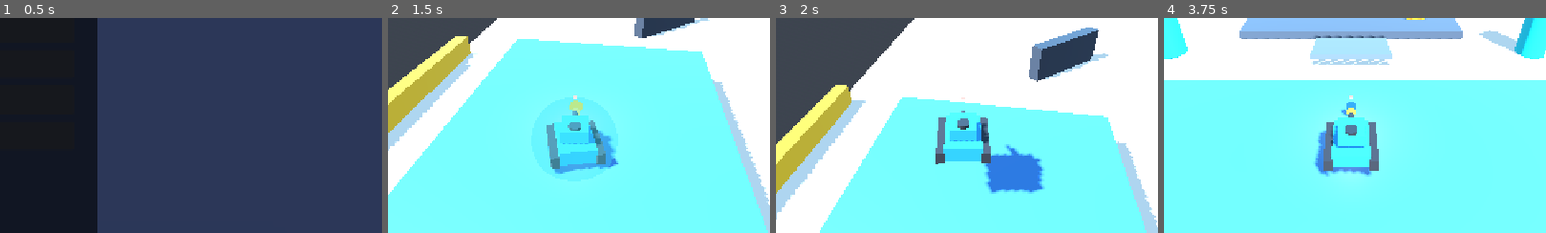
Above: before the commit, frames 1-4 (left to right).
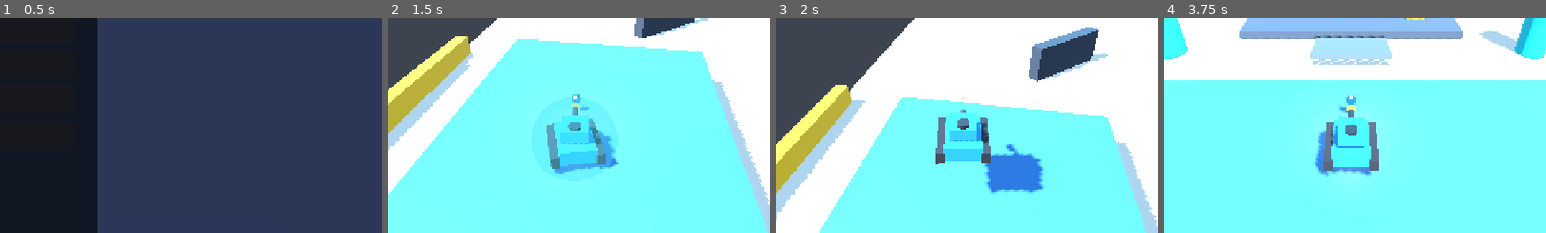
Above: after the commit, the same moments.

Repository: OnyrDev/tankus-shemen-vibe
Game: Godot game, scene res://ui/main_menu.tscn
The game is run twice, just before and just after one commit, with the same random seed, the same clock (stepped at 60 frames per second) and the same inputs.
Inputs (mouse positions are % of the whole screen's width and height, from its top left):
- Up to frame 1 (0.5 s): no input
- Up to frame 2 (1.5 s): click "▶ ОДИНОЧНЫЙ БОЙ (ТРЕНИРОВКА)" at 0.5 s; tap Enter at 1.25 s; move the mouse to (55, 50) at 1.27 s; hold W (move_forward) from 1.28 s (still down); tap E (block) at 1.35 s; click (55, 50) at 1.42 s
- Up to frame 3 (2 s): keep holding W (move_forward); tap Space (jump) at 1.52 s
- Up to frame 4 (3.75 s): keep holding W (move_forward); move the mouse to (45, 50) at 2.02 s; click (45, 50) at 2.1 s; tap Space (jump) at 2.27 s; move the mouse to (52, 48) at 2.77 s; tap Tab (scoreboard) at 2.85 s; move the mouse to (49, 52) at 3.52 s; tap Backspace at 3.6 s; click (49, 52) at 3.67 s
The pictures show only the part of the screen within x 26-76%, y 32-82%; the shares and areas given below are measured in that part.

Frame 1 is identical in both runs. In frame 2, 0.2% of the frame differs, in the area x 47-54%, y 35-49%; in frame 3, less than 0.1%; in frame 4, 0.2%.

Commit message:
feat(combat): elevate tank aim and shoot trajectory with vertical_aim_offset

Diff:
--- a/tank/turret.gd
+++ b/tank/turret.gd
@@ -10,6 +10,7 @@
 @export var pitch_speed: float = 16.0 # рад/сек
 @export var min_pitch_deg: float = -35.0 # наклон вниз
 @export var max_pitch_deg: float = 45.0 # наклон вверх
+@export var vertical_aim_offset: float = 0.4 # подъем точки прицеливания и выстрела по высоте (метры)
 
 @onready var barrel_mount: Node3D = get_node_or_null("BarrelMount")
 @onready var muzzle: Marker3D = get_node_or_null("BarrelMount/Muzzle")
@@ -23,7 +24,6 @@
 		barrel_mount.scale = Vector3.ONE
 
 func aim_at(target_point: Vector3, delta: float) -> void:
-	_current_target = target_point
 	_has_target = true
 
 	scale = Vector3.ONE
@@ -45,6 +45,12 @@
 		aim_local.x *= factor
 		aim_local.y *= factor
 		aim_local.z = forward_z
+
+	# Добавляем вертикальный подъем точки прицеливания (высотный оффсет для комфортной баллистики)
+	aim_local.y += vertical_aim_offset
+
+	# Актуальная мировая точка цели для баллистики и выстрела
+	_current_target = to_global(aim_local)
 
 	var flat_target := Vector2(aim_local.x, aim_local.z)
 
@@ -102,3 +108,6 @@
 	if muzzle:
 		return -muzzle.global_transform.basis.z.normalized()
 	return -global_transform.basis.z.normalized()
+
+func get_current_target() -> Vector3:
+	return _current_target
--- a/tests/test_phase7_edge_cases.gd
+++ b/tests/test_phase7_edge_cases.gd
@@ -354,8 +354,9 @@
 		turret.aim_at(high_target, 0.1)
 	_assert_test(turret.barrel_mount.rotation.x > deg_to_rad(10.0), "Barrel tilts UP towards elevated target")
 	var shoot_dir_high := turret.get_shoot_direction()
-	var expected_dir_high := (high_target - turret.get_muzzle_position()).normalized()
+	var expected_dir_high := (high_target + Vector3.UP * turret.vertical_aim_offset - turret.get_muzzle_position()).normalized()
 	_assert_test(shoot_dir_high.dot(expected_dir_high) > 0.999, "Shoot direction strictly converges onto high crosshair target")
+	_assert_test(shoot_dir_high.y > (high_target - turret.get_muzzle_position()).normalized().y, "Shoot direction is elevated higher than raw high target")
 
 	# 2. Цель ниже танка (земля перед танком)
 	var low_target := tank.global_position + Vector3(0, -1.5, -8.0)
@@ -363,8 +364,9 @@
 		turret.aim_at(low_target, 0.1)
 	_assert_test(turret.barrel_mount.rotation.x < deg_to_rad(-10.0), "Barrel tilts DOWN towards low ground target")
 	var shoot_dir_low := turret.get_shoot_direction()
-	var expected_dir_low := (low_target - turret.get_muzzle_position()).normalized()
+	var expected_dir_low := (low_target + Vector3.UP * turret.vertical_aim_offset - turret.get_muzzle_position()).normalized()
 	_assert_test(shoot_dir_low.dot(expected_dir_low) > 0.999, "Shoot direction strictly converges onto low ground crosshair target")
+	_assert_test(shoot_dir_low.y > (low_target - turret.get_muzzle_position()).normalized().y, "Shoot direction is elevated higher than raw low target")
 
 	# 3. Препятствие вплотную / ствол протыкает объект (Anti-Clipping Aim Clamp)
 	turret.rotation.y = 0.0
